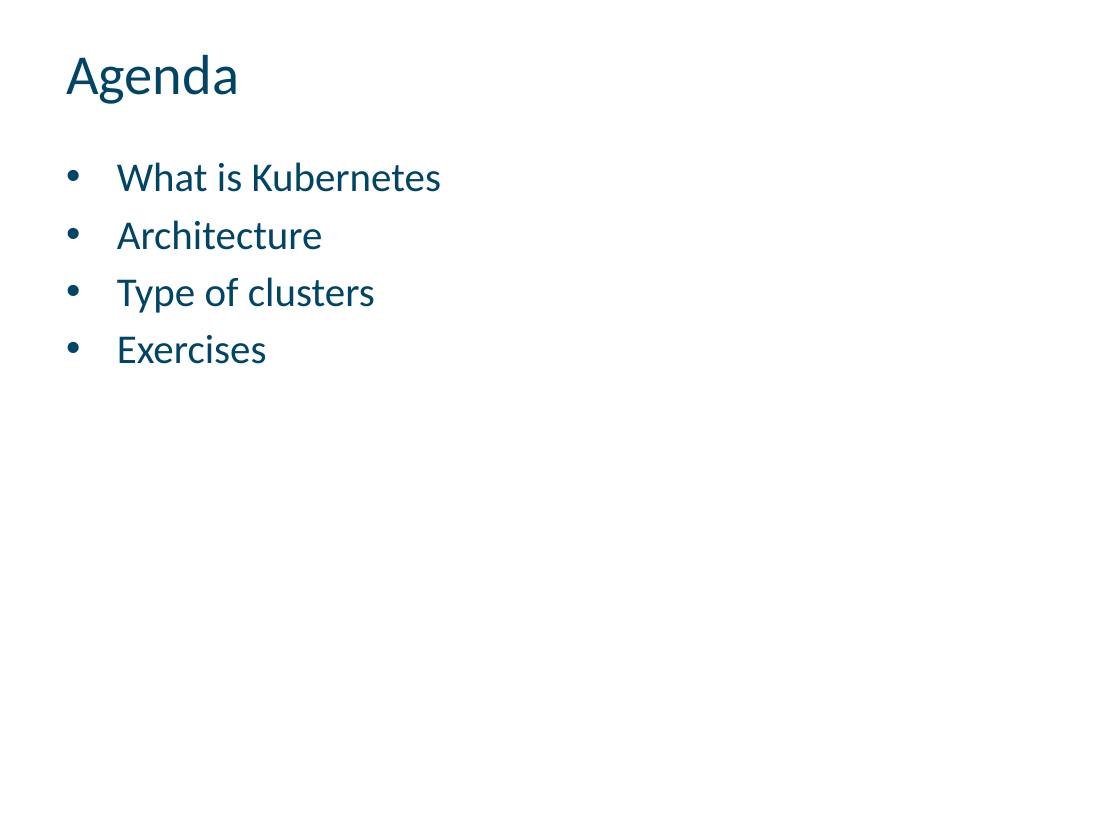
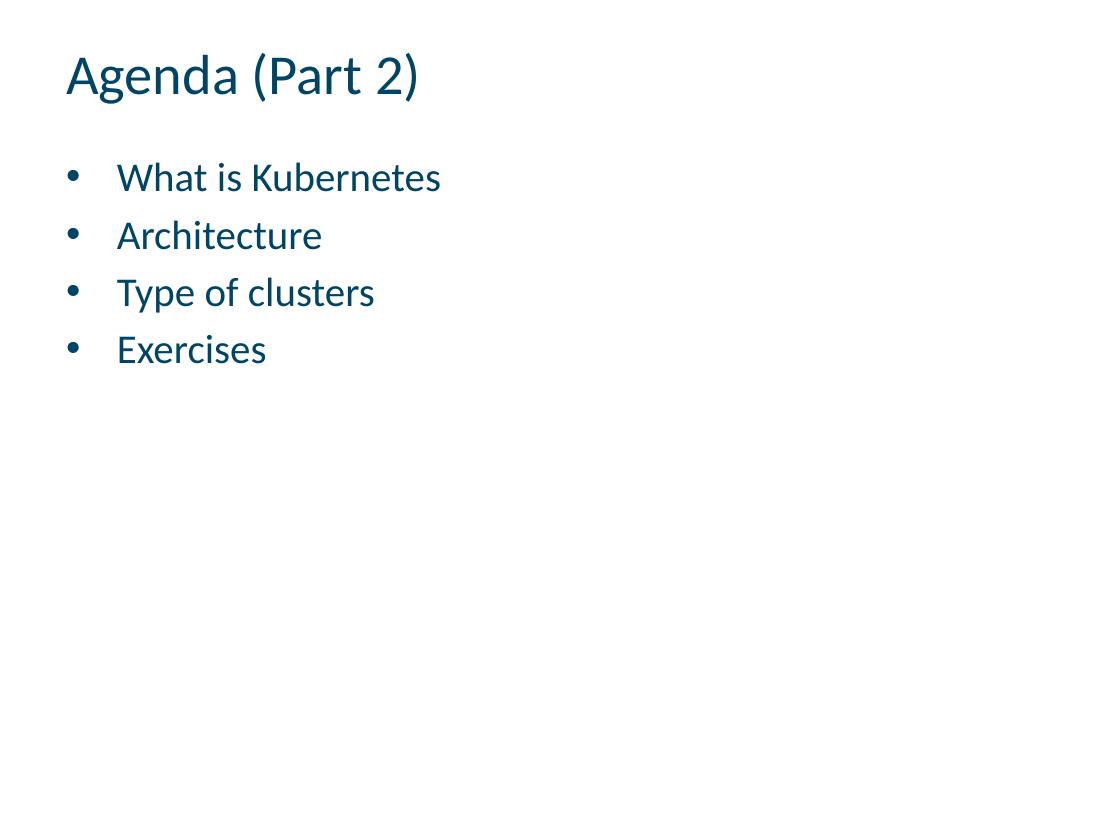
Before and after one commit to paolasoto88/dist-compt-lab-kubernetes, a slide deck: slide 16 of k8s-distcomp-lab.pptx (slide 2 before the commit). Drawn at 1120x840 pixels with LibreOffice and Linux fonts; fonts in the diff are those of the drawing. Boxes give left, top, right and bottom in pixels: in the first picture for what was removed or moved away, otherwise in the second. Text is boxed around its words. In the diff, an @@ line names an element or a change of style, - is before the commit and + after.

```diff
--- a/k8s-distcomp-lab.pptx
+++ b/k8s-distcomp-lab.pptx
@@ title at <box>66,53,421,104</box>: text changed @@
-Agenda
+Agenda (Part 2)
```
Also in this commit, not shown: 1 other slide changed, 14 slides added.
